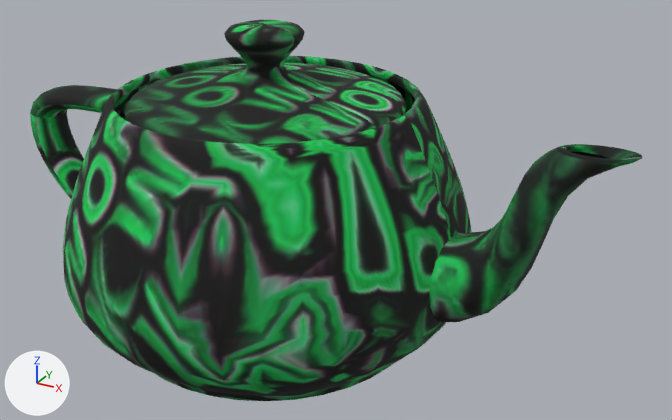
The FBX model resources/models/teapot.FBX: old version first, new version second.
One viewpoint serves both versions: a 50 mm camera at (0.0693, -0.1058, 0.0749) aimed at (0.0099, 0.0023, 0.0209). Every picture has the same lights, and +X, +Y and +Z are marked at lower left. Where no turn or scale is listed for an object, it has been applied to the vertices.

Before the edit, the objects in view are built like this:
```python
me_mesh = bpy.data.meshes.new('Mesh')
me_mesh.from_pydata(...)  # 2629 vertices, 5112 faces; spans x -0.045..0.0515, y -0.03..0.03, z 0.0..0.0473
me_mesh.materials.append(mat_01___default)  # picture img_workworkworkworkwork_jpg
ob_teapot = bpy.data.objects.new('Teapot', me_mesh)
ob_teapot.location = (0.0, 0.0, 0.0)
```
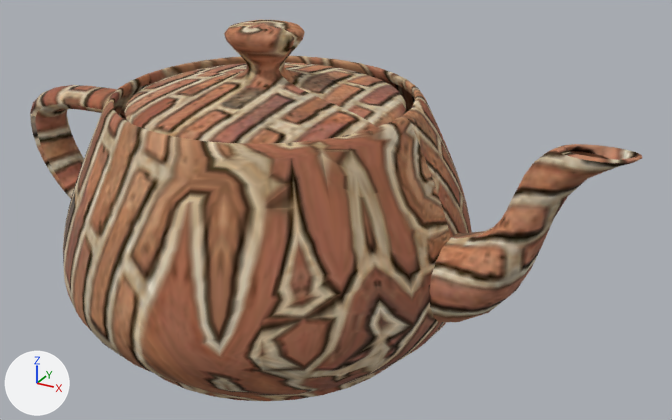
Location of each change, [x1, y1, x2, y2] in pixels of the pictures (672 x 420 px):
'Teapot', recoloured: [30, 20, 643, 401] in both

Patch to the scene script:
```diff
--- a/resources/models/teapot.FBX.py
+++ b/resources/models/teapot.FBX.py
@@ img_brick_n_png @@
+img_brick_n_png = load_image('brick_n.png', '_unpacked/brick_n.png', 304, 304, 'Non-Color')
@@ img_brick_d_png @@
+img_brick_d_png = load_image('brick_d.png', '_unpacked/brick_d.png', 304, 304, 'sRGB')
@@ img_brick_s_png @@
+img_brick_s_png = load_image('brick_s.png', '_unpacked/brick_s.png', 304, 304, 'Non-Color')
@@ mat_mat_brick @@
+mat_mat_brick = bpy.data.materials.new('mat_brick')
+# uses the picture img_brick_d_png
+# uses the picture img_brick_n_png
+# uses the picture img_brick_s_png
@@ me_mesh @@
 me_mesh.from_pydata(...)  # 2629 vertices, 5112 faces; spans x -0.045..0.0515, y -0.03..0.03, z 0.0..0.0473
-me_mesh.materials.append(mat_01___default)  # picture img_workworkworkworkwork_jpg
+me_mesh.materials.append(mat_mat_brick)
```
